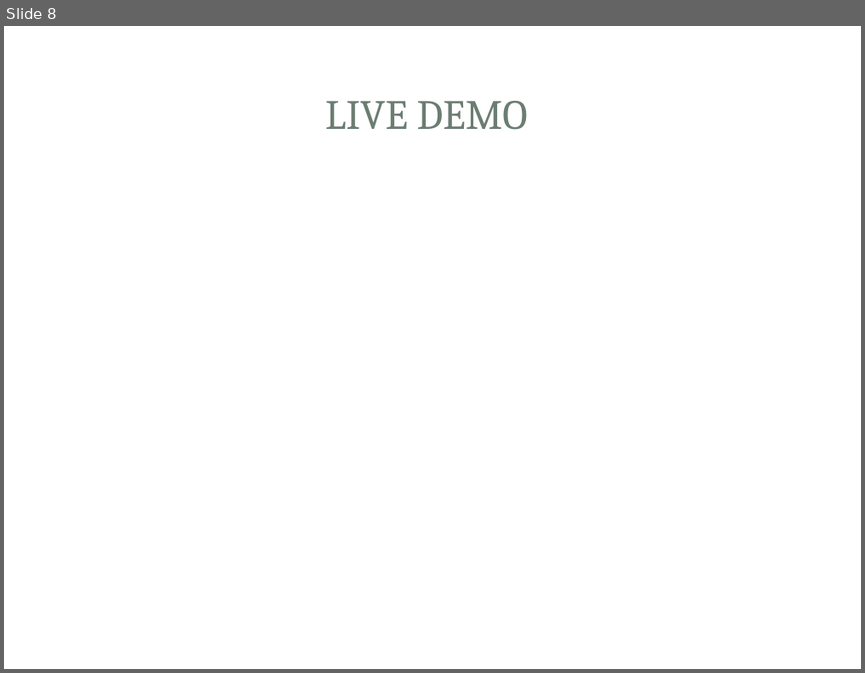
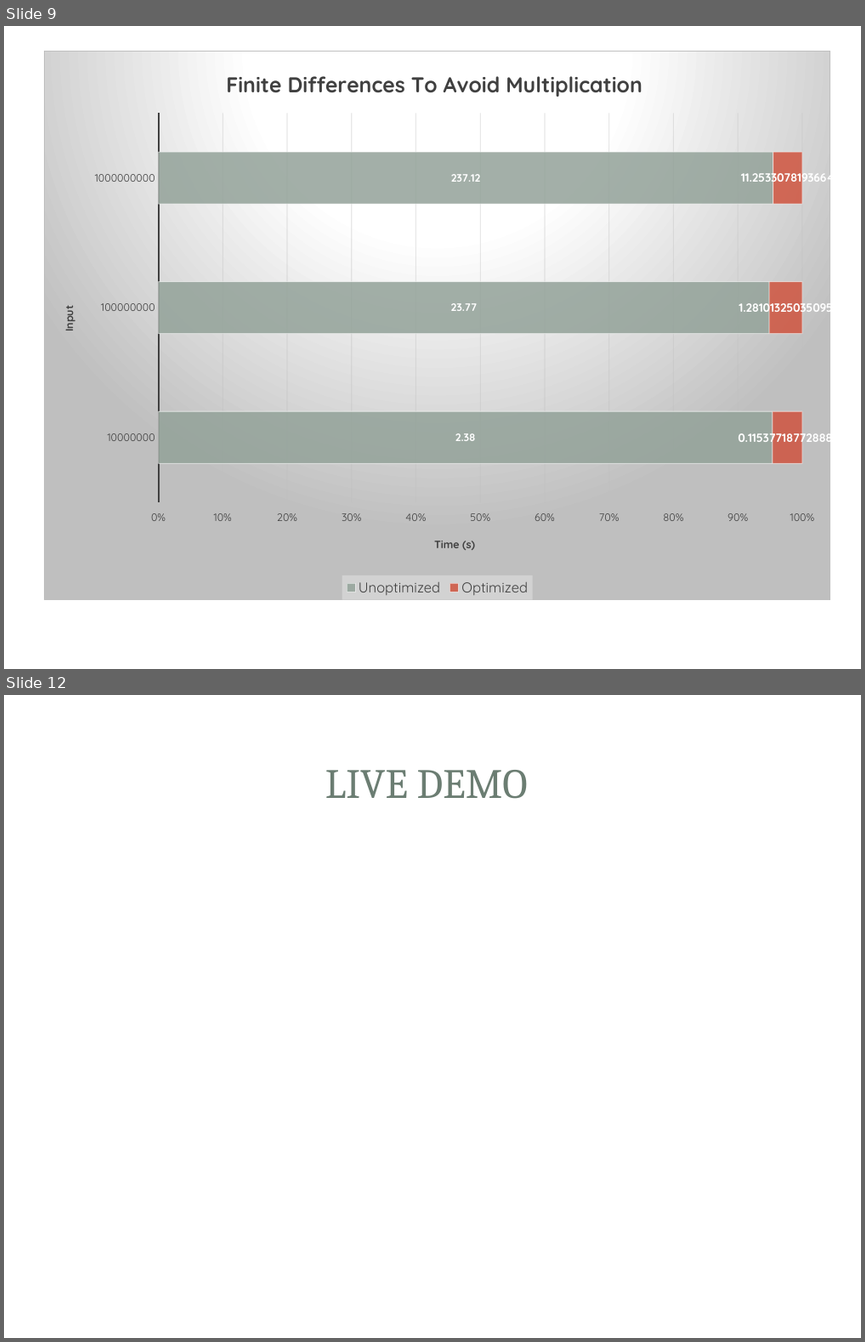
Before and after one commit to saiyamsethi5/4tb3-static-analysis, a slide deck: presentation/Presentation.pptx. Shown one above the other, each under a label of ours: slide 8 before the commit, slides 9 and 12 after it; the slides between them are not shown. The pictures are 865x673 and 865x1342 pixels, drawn with LibreOffice and Linux fonts; fonts in the diff are those of the drawing; background and template pictures are left out. Boxes give left, top, right and bottom in pixels: in the first picture for what was removed or moved away, otherwise in the second. Text is boxed around its words. In the diff, an @@ line names an element or a change of style, - is before the commit and + after.

```diff
--- a/presentation/Presentation.pptx
+++ b/presentation/Presentation.pptx
@@ slide 9 added at (x1=4, y1=26, x2=861, y2=669), background picture (left out); not listed: 3 template elements that a slide beside it also shows @@
@@ bar stacked 100% chart added at (x1=44, y1=51, x2=839, y2=600) @@
+title "Finite Differences To Avoid Multiplication "
+categories: 1.0E7, 1.0E8, 1.0E9
+Unoptimized: 2.38, 23.77, 237.12
+Optimized: 0.115377, 1.281013, 11.253308
@@ what was slide 8 is now slide 12 @@
```
Also in this commit, not shown: 4 slides changed, 3 other slides added, 3 other files.
